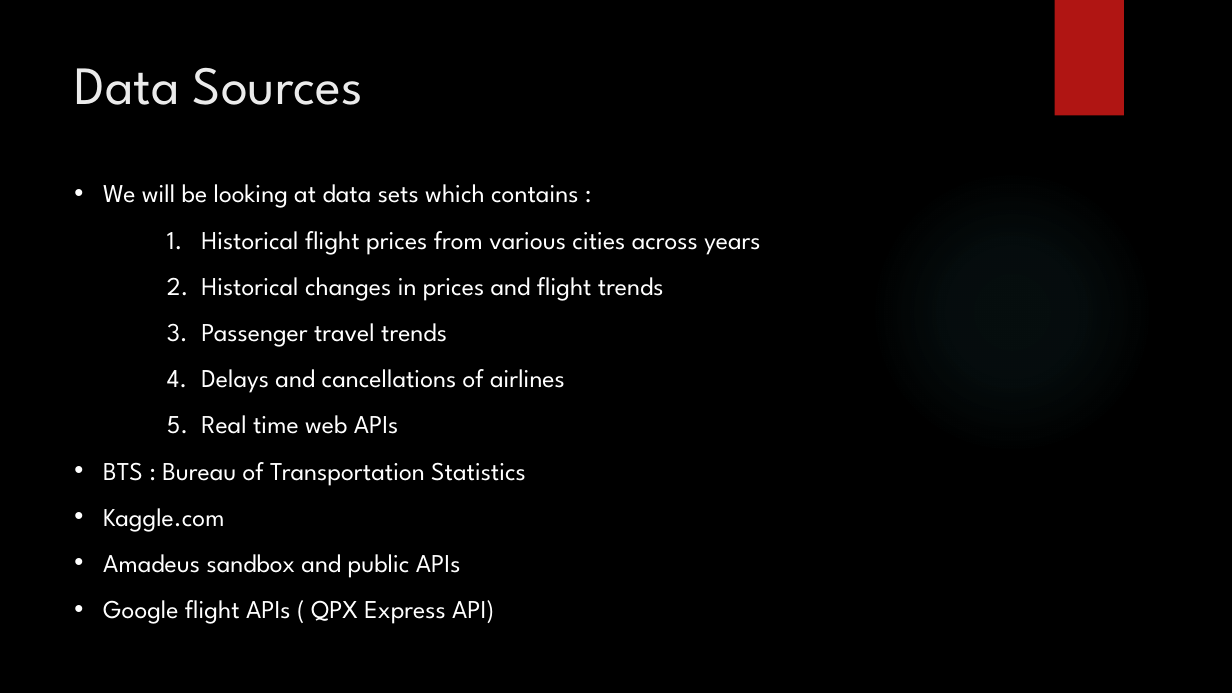
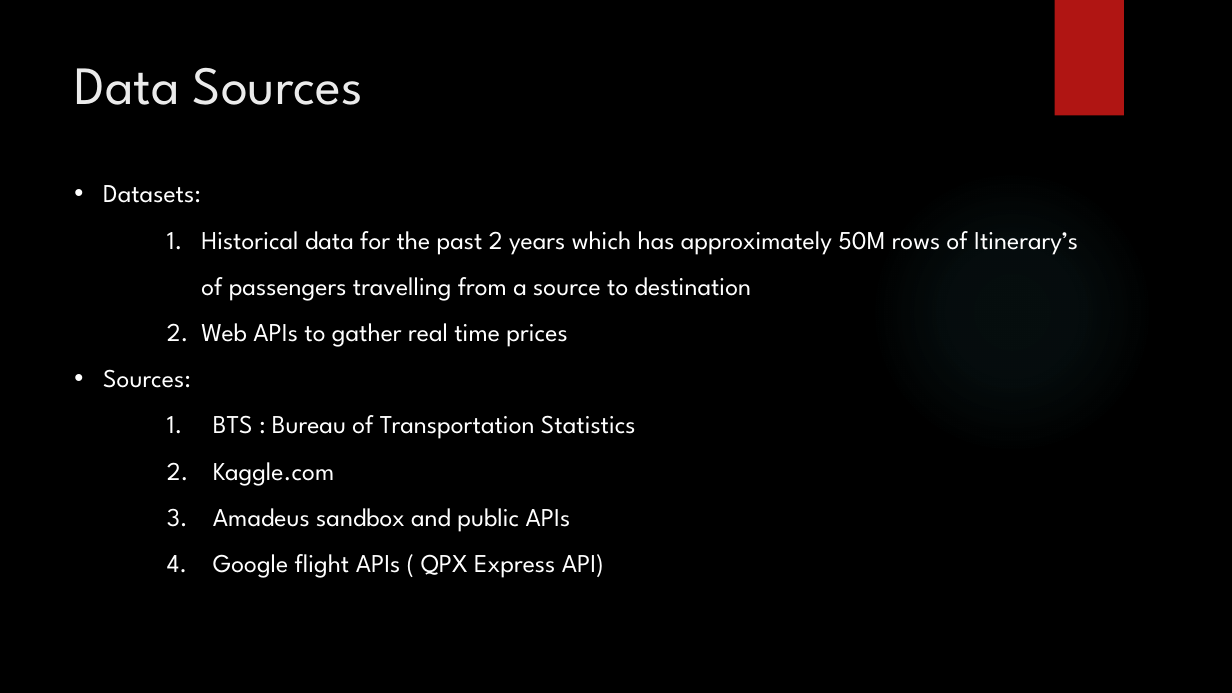
Before and after one commit to yingy4/ScalaFinalProject, a slide deck: slide 4 of Scala_Final_Project.pptx. Drawn at 1232x693 pixels with LibreOffice and Linux fonts; fonts in the diff are those of the drawing; background and template pictures are left out. Boxes give left, top, right and bottom in pixels: in the first picture for what was removed or moved away, otherwise in the second. Text is boxed around its words. In the diff, an @@ line names an element or a change of style, - is before the commit and + after.

```diff
--- a/Scala_Final_Project.pptx
+++ b/Scala_Final_Project.pptx
@@ text at box(103, 185, 1078, 388): text changed @@
-• We will be looking at data sets which contains :
-    1. Historical flight prices from various cities across years
-    2. Historical changes in prices and flight trends
-    3. Passenger travel trends
-    4. Delays and cancellations of airlines
-    5. Real time web APIs
+• Datasets:
+    1. Historical data for the past 2 years which has approximately 50M rows of Itinerary’s of passengers travelling from a source to destination
+    2. Web APIs to gather real time prices
+• Sources:
@@ text at box(213, 415, 636, 578): bullet • to 1.; list level 1 to 3 in "BTS : Bureau of Transportation ..."; list level 1 to 3 in "Kaggle.com"; list level 1 to 3 in "Amadeus sandbox and public APIs"; list level 1 to 3 in "Google flight APIs ( QPX ..." @@
```
Also in this commit, not shown: 3 other slides changed, 1 slide added, 1 slide removed.
